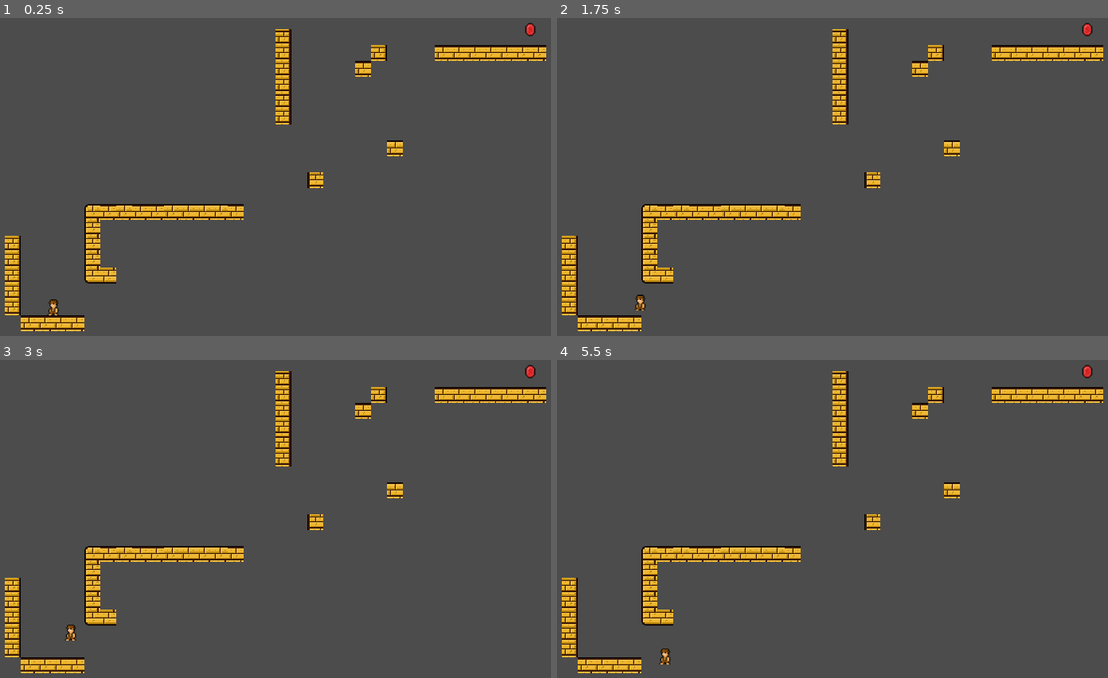
Above: before the commit, frames 1-4 (two rows, left to right).
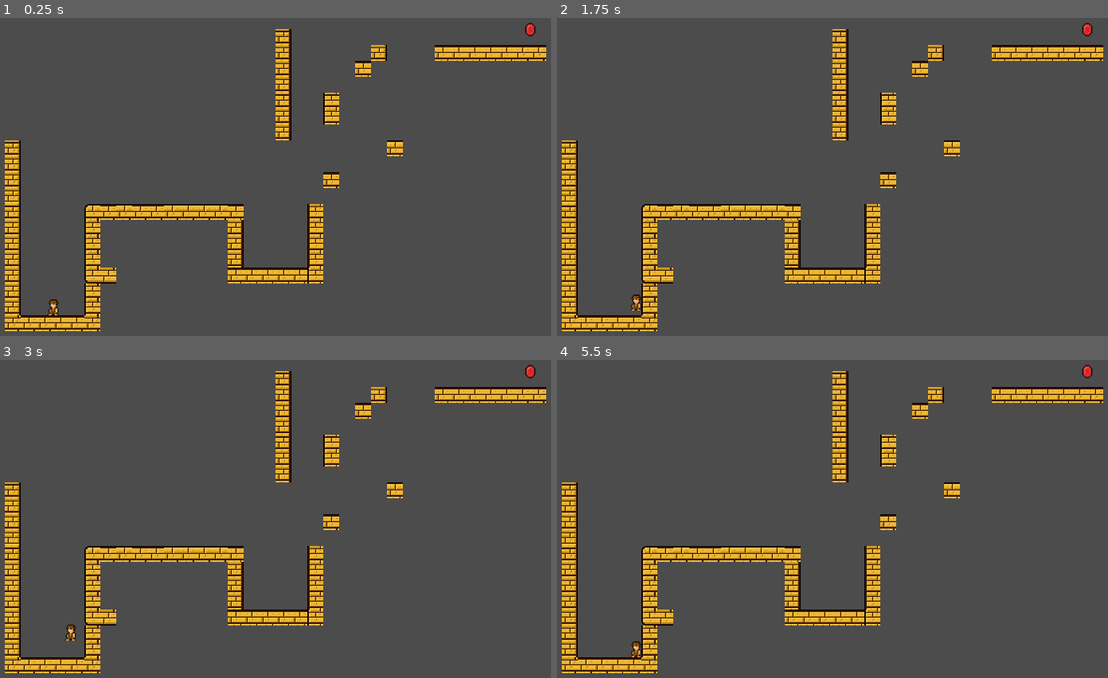
Above: after the commit, the same moments.

Repository: DayvanRider/HALT-Game-Jam-2018-August
Game: Godot game, scene res://level.tscn
The game is run twice, just before and just after one commit, with the same random seed, the same clock (stepped at 60 frames per second) and the same inputs.
Inputs:
- Up to frame 1 (0.25 s): no input
- Up to frame 2 (1.75 s): tap Enter at 0.5 s; hold Right (ui_right) from 0.53 s (still down); tap Keypad Enter (ui_accept) at 0.6, 0.77, 1.07, 1.25, 1.35, 1.52 s
- Up to frame 3 (3 s): tap Keypad Enter (ui_accept) at 1.82, 2, 2.1, 2.75, 2.85 s; release Right (ui_right) at 2.03 s; hold Left (ui_left) 2.03-2.78 s; hold Right (ui_right) from 2.78 s (still down)
- Up to frame 4 (5.5 s): tap Keypad Enter (ui_accept) at 3.02, 3.32, 3.5, 3.6, 3.77, 4.07, 4.25, 4.35, 4.52, 4.82, 5.1 s; release Right (ui_right) at 4.28 s; hold Left (ui_left) 4.28-5.03 s; hold Right (ui_right) from 5.03 s (still down)

The runs differ from the first frame. In frame 1, 4.0% of the frame differs, in the area x 0-62%, y 23-99%; in frame 2, 4.1%; in frame 3, 4.0%; in frame 4, 4.2%.

Commit message:
add playable lvl

Diff:
--- a/JSUS/KinematicBody2D.gd
+++ b/JSUS/KinematicBody2D.gd
@@ -8,7 +8,7 @@
 export(int) var GRAVITY = 100
 const WALLJUMPPAR = 1.2
 const JUMPS = 10
-const LURPVAL = 0.9
+const LURPVAL = 0.7
 const GRACEFACTOR = 5
 #for protection against repeat walljump
 const JUMPTIME = 0.4
--- a/JSUS/level.gd
+++ b/JSUS/level.gd
@@ -12,5 +12,7 @@
 
 
 func _process(delta):
+
 	if Input.is_action_just_pressed("ui_accept"):
+		print("test")
 		get_tree().reload_current_scene()
--- a/JSUS/level.tscn
+++ b/JSUS/level.tscn
@@ -34,7 +34,7 @@
 collision_mask = 1
 occluder_light_mask = 1
 format = 1
-tile_data = PoolIntArray( -393198, 5, 0, -327662, 5, 0, -327 …(137 unchanged characters)… 1, 1, 0, -196590, 5, 0, -131054, 6, 0, -65518, 6, 0, 65561, 1, 0, 196628, 3, 0, 327686, 0, 0, 327687, 1, 0, 327688, 1, 0, 327689, 1, 0, 327690, 1, 0, 327691, 1, 0, 327692, 1, 0, 327693, 1, 0, 327694, 1, 0, 327695, 1, 0, 393222, 3, 0, 458753, 5, 0, 458758, 3, 0, 524289, 5, 0, 524294, 3, 0, 589825, 5, 0, 589830, 7, 0, 589831, 8, 0, 655361, 5, 0, 720897, 5, 0, 786434, 1, 0, 786435, 1, 0, 786436, 1, 0, 786437, 1, 0 )
+tile_data = PoolIntArray( -393198, 5, 0, -327662, 5, 0, -327 …(137 unchanged characters)… 1, 1, 0, -196590, 5, 0, -131054, 6, 0, -131051, 3, 0, -65518, 6, 0, -65515, 3, 0, 18, 6, 0, 65537, 6, 0, 65561, 1, 0, 131073, 6, 0, 196609, 6, 0, 196629, 1, 0, 262145, 6, 0, 327681, 6, 0, 327686, 0, 0, 327687, 1, 0, 327688, 1, 0, 327689, 1, 0, 327690, 1, 0, 327691, 1, 0, 327692, 1, 0, 327693, 1, 0, 327694, 1, 0, 327695, 1, 0, 327700, 3, 0, 393217, 6, 0, 393222, 3, 0, 393231, 5, 0, 393236, 3, 0, 458753, 5, 0, 458758, 3, 0, 458767, 5, 0, 458772, 3, 0, 524289, 5, 0, 524294, 3, 0, 524303, 5, 0, 524308, 3, 0, 589825, 5, 0, 589830, 7, 0, 589831, 8, 0, 589839, 1, 0, 589840, 1, 0, 589841, 1, 0, 589842, 1, 0, 589843, 1, 0, 589844, 3, 0, 655361, 5, 0, 655366, 3, 0, 720897, 5, 0, 720902, 3, 0, 786433, 4, 0, 786434, 1, 0, 786435, 1, 0, 786436, 1, 0, 786437, 1, 0, 786438, 4, 0 )
 _sections_unfolded = [ "Cell" ]
 __meta__ = {
 "_edit_lock_": true
--- a/JSUS/project.godot
+++ b/JSUS/project.godot
@@ -25,6 +25,10 @@
 
 [input]
 
+ui_accept=[ Object(InputEventKey,"resource_local_to_scene":false,"resource_name":"","device":0,"alt":false,"shift":false,"control":false,"meta":false,"command":false,"pressed":false,"scancode":16777222,"unicode":0,"echo":false,"script":null)
+, Object(InputEventKey,"resource_local_to_scene":false,"resource_name":"","device":0,"alt":false,"shift":false,"control":false,"meta":false,"command":false,"pressed":false,"scancode":16777221,"unicode":0,"echo":false,"script":null)
+, Object(InputEventJoypadButton,"resource_local_to_scene":false,"resource_name":"","device":0,"button_index":0,"pressure":0.0,"pressed":false,"script":null)
+ ]
 ui_left=[ Object(InputEventKey,"resource_local_to_scene":false,"resource_name":"","device":0,"alt":false,"shift":false,"control":false,"meta":false,"command":false,"pressed":false,"scancode":16777231,"unicode":0,"echo":false,"script":null)
 , Object(InputEventJoypadButton,"resource_local_to_scene":false,"resource_name":"","device":0,"button_index":14,"pressure":0.0,"pressed":false,"script":null)
 , Object(InputEventKey,"resource_local_to_scene":false,"resource_name":"","device":0,"alt":false,"shift":false,"control":false,"meta":false,"command":false,"pressed":false,"scancode":65,"unicode":0,"echo":false,"script":null)
